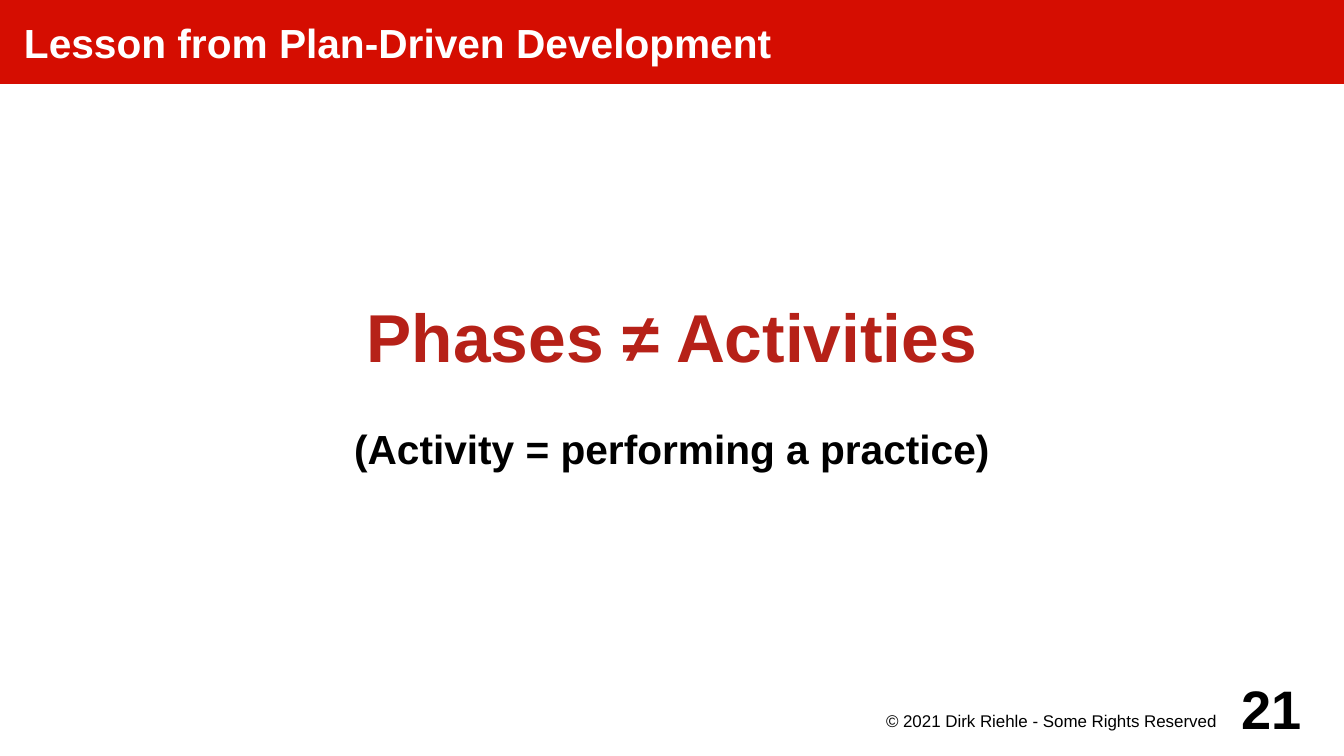
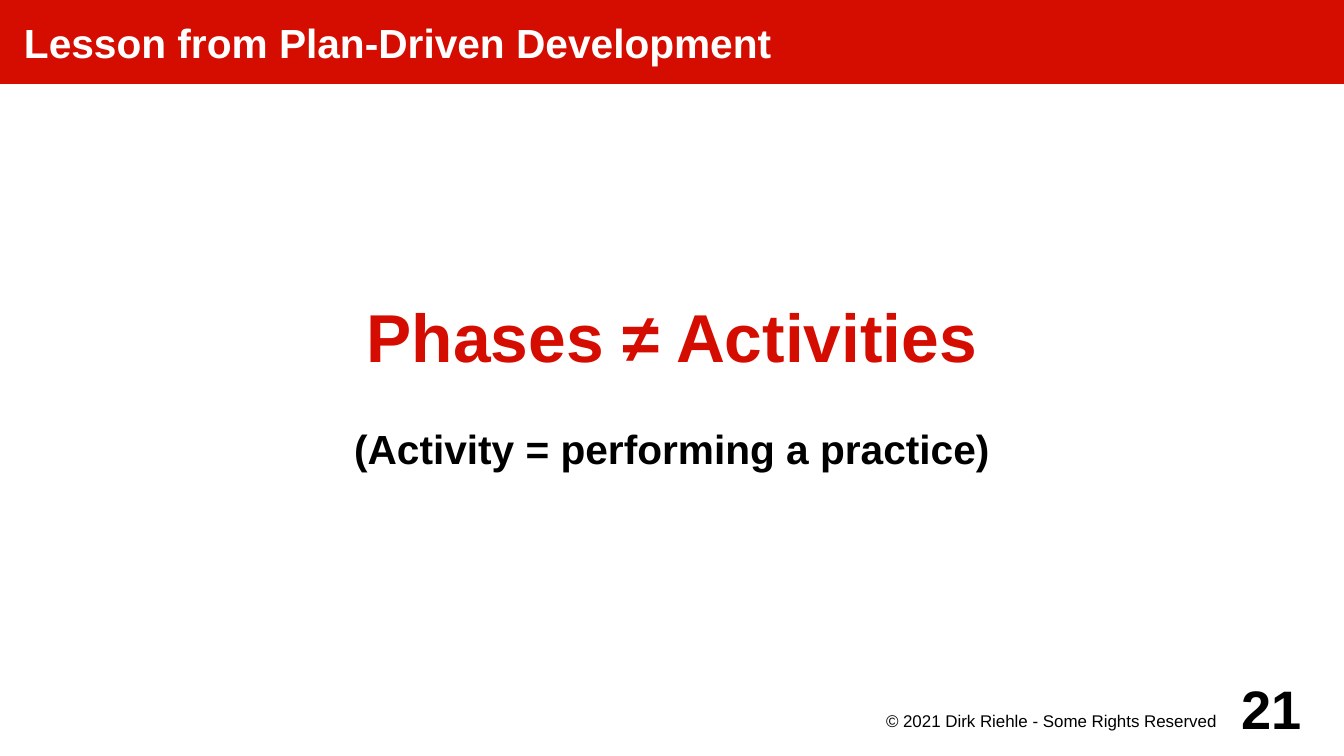
Before and after one commit to dirkriehle/amos-course, a slide deck: slide 21 of Lecture slides/AMOS C02 - Three Process Models.odp. Drawn at 1344x756 pixels with LibreOffice and Linux fonts; fonts in the diff are those of the drawing. Boxes give left, top, right and bottom in pixels: in the first picture for what was removed or moved away, otherwise in the second. Text is boxed around its words. In the diff, an @@ line names an element or a change of style, - is before the commit and + after.

```diff
--- a/Lecture slides/AMOS C02 - Three Process Models.odp
+++ b/Lecture slides/AMOS C02 - Three Process Models.odp
@@ subtitle at (x1=367, y1=313, x2=977, y2=363): text colour #B62118 to #D50D01 in "Phases ≠ Activities" @@
```
Also in this commit, not shown: 10 other slides changed, 2 slides added, 6 other files.
